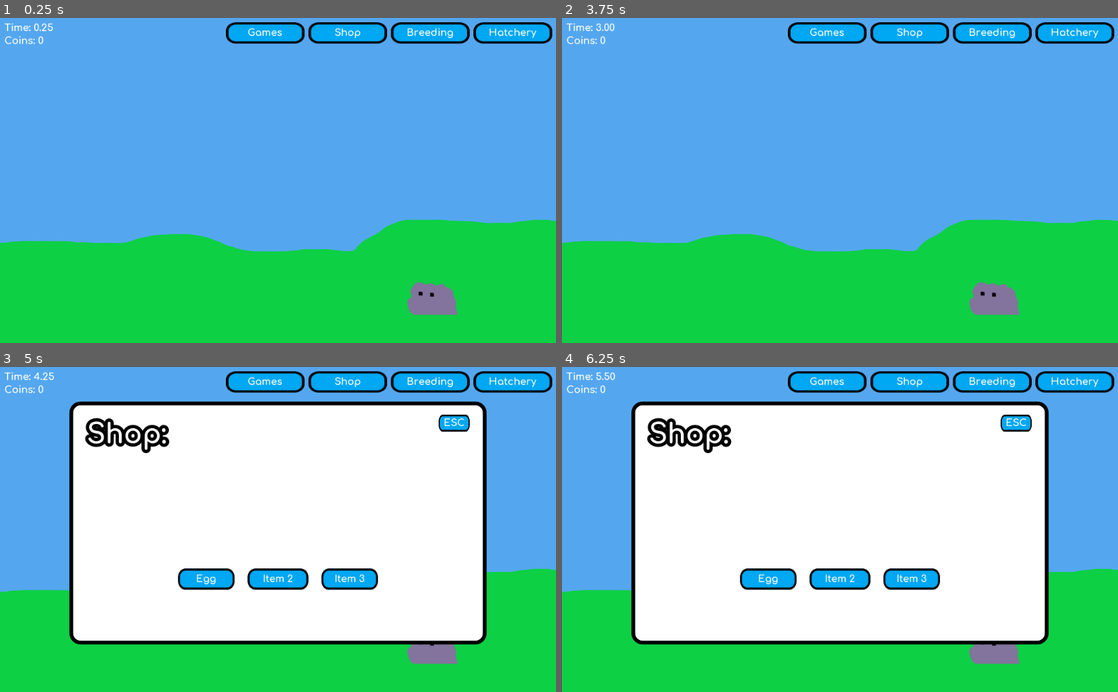
Above: before the commit, frames 1-4 (two rows, left to right).
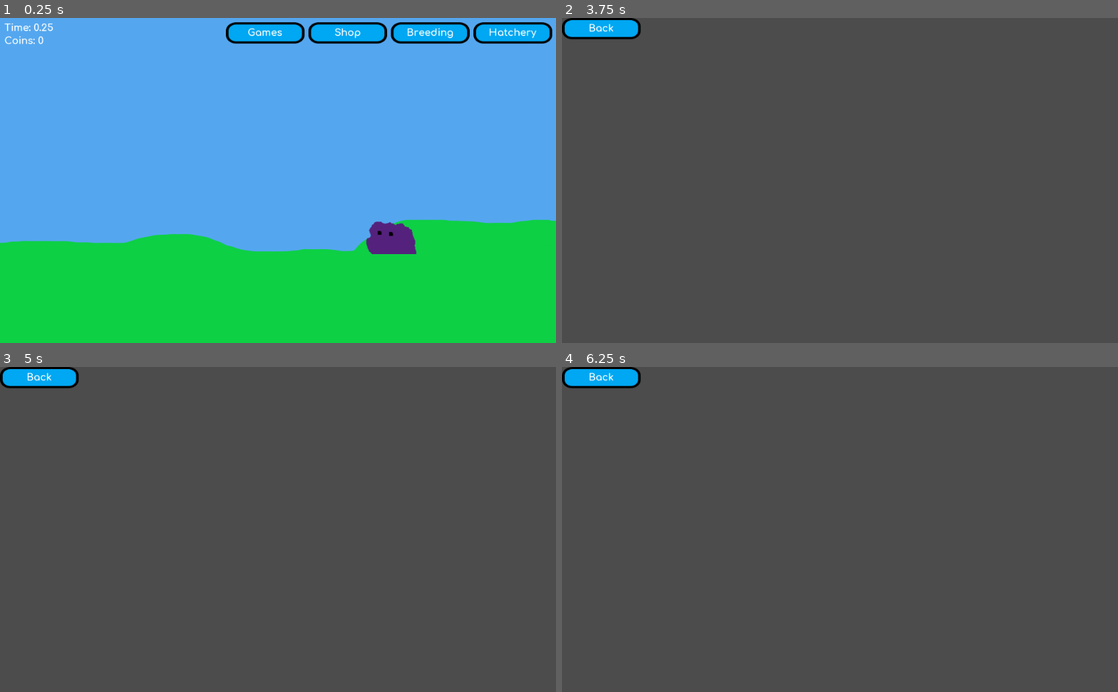
Above: after the commit, the same moments.

Repository: Elephant34/Bllob
Game: Godot game, scene res://scenes/global.tscn
The game is run twice, just before and just after one commit, with the same random seed, the same clock (stepped at 60 frames per second) and the same inputs. Before the commit the project starts from res://scenes/bllob/main.tscn.
Inputs (mouse positions are in pixels of both pictures, inside the frame that each line leads up to):
- Up to frame 1 (0.25 s): no input
- Up to frame 2 (3.75 s): move the mouse to (995, 297) at 0.52 s; click (995, 297) at 0.67 s; click (1017, 73) at 1.27 s; click (828, 34) at 2 s; click (767, 229) at 2.75 s; click (600, 27) at 3.5 s
- Up to frame 3 (5 s): click (350, 383) at 4.27 s
- Up to frame 4 (6.25 s): click (767, 578) at 5.02 s; click (840, 578) at 5.77 s

The runs differ from the first frame. In frame 1, 1.5% of the frame differs, in the area x 65-83%, y 62-92%; in frame 2, 100%, in the area x 0-100%, y 0-100%; in frame 3, 100%; in frame 4, 100%.
Error after the commit: Invalid call. Nonexistent function 'say_hello' in base 'Node2D (dodger_game.gd)'. (res://scenes/bllob/dodger_game.gd:12)

Commit message:
Started moving the scripts round

Diff:
--- a/project.godot
+++ b/project.godot
@@ -16,12 +16,8 @@
 [application]
 
 config/name="Bllob"
-run/main_scene="res://scenes/bllob/main.tscn"
+run/main_scene="res://scenes/global.tscn"
 config/icon="res://icon.png"
-
-[autoload]
-
-Global="*res://scenes/global.gd"
 
 [rendering]
 
--- a/scenes/bllob/dodger_game.gd
+++ b/scenes/bllob/dodger_game.gd
@@ -1,6 +1,12 @@
 extends Node2D
 
 
+var global
 
 func _on_Back_pressed():
-	get_tree().change_scene("res://scenes/bllob/main.tscn")
+	print("ummm not yet")
+
+func _ready():
+	global = get_tree().get_current_scene()
+
+	global.say_hello()
--- a/scenes/bllob/main.gd
+++ b/scenes/bllob/main.gd
@@ -1,18 +1,7 @@
 extends Node2D
 
 
-# Contains all saved game data
-var game_data = {}
-var name_list = []
-
-# Game specific variables
-var coins
-var raw_time
-
-# Stores all data about bllobs
-var bllob_data = {}
-var bllob_dict = {}
-var bllob_scene = preload("res://scenes/bllob/bllob.tscn")
+var global
 
 var selected_bllob_id
 
@@ -29,49 +18,28 @@
 # ===========================
 
 func _ready():
-	# Ensures random variables are random
-	randomize()
-
 	# Connects all signals to functions
 	connect_signals()
 
-	# Loads list of names
-	name_list = load_names()
-	name_list.shuffle()
-
-	# Load the game state
-	game_data = load_save()
-
-	coins = game_data["coins"]
-	raw_time = game_data["raw_time"]
-	bllob_data = game_data["bllob_data"]
+	global = get_tree().get_current_scene()
 
 	$AutoSave.wait_time = autosave_count
 	$Aging.wait_time = aging_count
 
 	# Adds all saved bllobs
-	for bllob_id in bllob_data:
+	for bllob_id in global.bllob_data:
 		instance_bllob(bllob_id)
 
 	update_coin_count(0)
 
 func _process(dt):
-	# Adds on to the raw game time
-	raw_time += dt
 
 	if $GUI/Node/BllobPanel.visible:
-		$GUI.show_bllob_panel(selected_bllob_id, bllob_data[selected_bllob_id])
+		$GUI.show_bllob_panel(selected_bllob_id, global.bllob_data[selected_bllob_id])
 
 	# Displays the game time
 	# TODO format the time into a human friendly counter
-	$GUI/Node/Time.text = "Time: %.2f" % raw_time
-
-
-func _notification(what):
-	# Runs when the game is quit
-	if what == MainLoop.NOTIFICATION_WM_QUIT_REQUEST:
-		make_save()
-		get_tree().quit() # default behavior
+	$GUI/Node/Time.text = "Time: %.2f" % global.raw_time
 
 
 # =======
@@ -88,70 +56,6 @@
 	$GUI/Node/MenuPanel/GamesPanel/Dodger.connect("pressed", self, "_on_Dodger_pressed")
 
 
-func load_names():
-	"""
-	Loads list of common names from text file
-	"""
-
-	var names = []
-
-	var f = File.new()
-	f.open("assets/name_list.txt", File.READ)
-
-	# Iterates through all lines and appends the name
-	while not f.eof_reached():
-		names.append(f.get_line())
-	f.close()
-
-	return names
-
-
-# ================
-# Save Functions
-# ================
-
-func _on_AutoSave_timeout():
-	# Autosaves the game based off timer
-	make_save()
-
-func load_save():
-	var game_save = File.new()
-	if not game_save.file_exists("user://bllob.save"):
-		# Save does not exist new game must be created
-		new_game()
-		make_save()
-
-	game_save.open("user://bllob.save", File.READ)
-
-	var data = parse_json(game_save.get_var())
-
-	game_save.close()
-
-	return data
-
-func make_save():
-	game_data = {
-		"coins": coins,
-		"raw_time": raw_time,
-		"bllob_data": bllob_data
-	}
-
-	var game_save = File.new()
-
-	game_save.open("user://bllob.save", File.WRITE)
-
-	game_save.store_var(to_json(game_data))
-
-	game_save.close()
-
-
-func new_game():
-	coins = 0
-	raw_time = 0.0
-
-	bllob_data = generate_bllob()
-
-
 # ===============
 # Bllob methods
 # ===============
@@ -161,118 +65,49 @@
 	Adds 1 to all bllob ages
 	"""
 
-	for bllob_id in bllob_data:
-		bllob_data[bllob_id]["age"] += 1
+	for bllob_id in global.bllob_data:
+		global.bllob_data[bllob_id]["age"] += 1
 
-		bllob_dict[bllob_id].set_age(bllob_data[bllob_id]["age"])
+		global.bllob_dict[bllob_id].set_age(global.bllob_data[bllob_id]["age"])
 
 func _on_Appetite_timeout(bllob_id):
 	"""
 	Decreases a bllobs hunger
 	"""
 
-	bllob_data[bllob_id]["hunger"] -= 1
+	global.bllob_data[bllob_id]["hunger"] -= 1
 
 func _on_Satisfaction_timeout(bllob_id):
 	"""
 	Decrease a bllobs happiness
 	"""
 
-	bllob_data[bllob_id]["happiness"] -= 1
+	global.bllob_data[bllob_id]["happiness"] -= 1
 
 
 func instance_bllob(bllob_id):
 	"""
 	Instances a new bllob with a given id or geneorates a new one
 	"""
-	var bllob = bllob_scene.instance()
+	var bllob = global.bllob_scene.instance()
 
 	# Addes the bllobs and set the varaibles
 	add_child(bllob)
 
-	bllob_dict[bllob_id] = bllob
+	global.bllob_dict[bllob_id] = bllob
 
-	bllob_dict[bllob_id].id = bllob_id
-	bllob_dict[bllob_id].position.x = bllob_data[bllob_id]["position"][0]
-	bllob_dict[bllob_id].position.y = bllob_data[bllob_id]["position"][1]
+	global.bllob_dict[bllob_id].id = bllob_id
+	global.bllob_dict[bllob_id].position.x = global.bllob_data[bllob_id]["position"][0]
+	global.bllob_dict[bllob_id].position.y = global.bllob_data[bllob_id]["position"][1]
 
-	bllob_dict[bllob_id].set_age(bllob_data[bllob_id]["age"])
-	bllob_dict[bllob_id].set_colour(bllob_data[bllob_id]["colour"])
+	global.bllob_dict[bllob_id].set_age(global.bllob_data[bllob_id]["age"])
+	global.bllob_dict[bllob_id].set_colour(global.bllob_data[bllob_id]["colour"])
 
-	bllob_dict[bllob_id].get_node("Appetite").wait_time = appetite_count*bllob_data[bllob_id]["appetite"]
-	bllob_dict[bllob_id].get_node("Appetite").connect("timeout", self, "_on_Appetite_timeout", [bllob_id])
+	global.bllob_dict[bllob_id].get_node("Appetite").wait_time = appetite_count*global.bllob_data[bllob_id]["appetite"]
+	global.bllob_dict[bllob_id].get_node("Appetite").connect("timeout", self, "_on_Appetite_timeout", [bllob_id])
 
-	bllob_dict[bllob_id].get_node("Satisfaction").wait_time = satisfaction_count*bllob_data[bllob_id]["satisfaction"]
-	bllob_dict[bllob_id].get_node("Satisfaction").connect("timeout", self, "_on_Satisfaction_timeout", [bllob_id])
-
-
-func generate_bllob():
-	"""
-	Generates a new bllob with random attributes
-	"""
-
-	var temp_data = {
-		"%s" % new_bllob_name(): {
-			"colour": [randf(), randf(), randf()],
-			"position": new_bllob_position(),
-			"age": 0,
-			"max_age": 100,
-			"satisfaction": 1,
-			"appetite": 1,
-			"health": 100,
-			"hunger": 100,
-			"happiness": 100,
-			"strength": 10,
-			"agility":10,
-			"staminer":10,
-		}
-	}
-
-	return temp_data
-
-
-func new_bllob_name():
-	"""
-	Generates a new bllob name and checks for duplication
-	"""
-
-	var temp_name = null
-
-	for _name in name_list:
-		if not(_name in bllob_data.keys()):
-			temp_name = _name
-			break
-
-	if not temp_name:
-		var index = 0
-		var count = 1
-		while true:
-			temp_name = name_list[index] + "#%s" % count
-
-			if temp_name in bllob_data.keys():
-				index += 1
-				if index == name_list.size():
-					index = 0
-					count += 1
-			else:
-				break
-
-	return temp_name
-
-
-func new_bllob_position():
-	"""
-	Generates a new bllob positon which doesn't collide with any other bllob
-	"""
-
-	# 100 x 64 is size of sprite so this is taken into account for position
-	var x_pos = rand_range(60, get_viewport().size.x - (50 + 60))
-	var y_pos = rand_range(400, get_viewport().size.y - (32 + 40))
-
-	# TODO:
-	# Check collision
-
-	return [x_pos, y_pos]
+	global.bllob_dict[bllob_id].get_node("Satisfaction").wait_time = satisfaction_count*global.bllob_data[bllob_id]["satisfaction"]
+	global.bllob_dict[bllob_id].get_node("Satisfaction").connect("timeout", self, "_on_Satisfaction_timeout", [bllob_id])
 
 
 # =============
@@ -283,9 +118,9 @@
 	"""
 	Updates the coin counter and GUI label
 	"""
-	coins += delta_coins
+	global.coins += delta_coins
 
-	$GUI/Node/Coins.text = "Coins: %s" % coins
+	$GUI/Node/Coins.text = "Coins: %s" % global.coins
 
 
 func bllob_selected(bllob_id):
@@ -294,7 +129,7 @@
 	"""
 	# Used to update the panel live in _process
 	selected_bllob_id = bllob_id
-	$GUI.show_bllob_panel(selected_bllob_id, bllob_data[selected_bllob_id])
+	$GUI.show_bllob_panel(selected_bllob_id, global.bllob_data[selected_bllob_id])
 
 func _on_Egg_purchesed():
 	"""
@@ -303,21 +138,21 @@
 
 	var egg_cost = 10
 
-	if coins < egg_cost:
+	if global.coins < egg_cost:
 		return
 
-	if len(bllob_data) >= 5:
+	if len(global.bllob_data) >= 5:
 		# 5 blobs max
 		return
 
 	# TODO:
-	# The egg should really go to the hatchery but this is an exaple only
+	# The egg should really go to the hatchery but this is an example only
 
 	update_coin_count(-10)
 
-	var bllob = generate_bllob()
+	var bllob = global.generate_bllob()
 	var bllob_id = bllob.keys()[0]
-	bllob_data[bllob_id] = bllob[bllob_id]
+	global.bllob_data[bllob_id] = bllob[bllob_id]
 
 	instance_bllob(bllob_id)
 
@@ -326,7 +161,6 @@
 	"""
 	Called to start the dodger game
 	"""
-	make_save()
+	global.make_save()
 
 	get_tree().change_scene("res://scenes/bllob/dodger_game.tscn")
-	print("hello")
--- a/scenes/global.gd
+++ b/scenes/global.gd
@@ -1 +1,198 @@
 extends Node
+
+
+# Game scenes preloading
+var main_scene = preload("res://scenes/bllob/main.tscn")
+
+# Save data variables
+var game_data = {}
+var name_list = []
+
+# Game specific variables
+var coins
+var raw_time
+
+# Bllob variables
+var bllob_data = {}
+var bllob_dict = {}
+var bllob_scene = preload("res://scenes/bllob/bllob.tscn")
+
+
+func say_hello():
+	print("hello world")
+# ============================
+# Overwritten Game Functions
+# ============================#
+
+func _ready():
+	"""
+	Called when scene fully loaded
+	"""
+	# Sets the random seed
+	randomize()
+
+	# Loads list of names
+	name_list = load_names()
+	name_list.shuffle()
+
+	# Load the game state
+	game_data = load_save()
+
+	coins = game_data["coins"]
+	raw_time = game_data["raw_time"]
+	bllob_data = game_data["bllob_data"]
+
+	var main = main_scene.instance()
+	add_child(main)
+
+
+func _notification(what):
+	# Runs when the game is quit
+	if what == MainLoop.NOTIFICATION_WM_QUIT_REQUEST:
+		make_save()
+		get_tree().quit() # default behavior
+
+func _process(dt):
+	# Adds on to the raw game time
+	raw_time += dt
+
+
+# ================
+# Misc Functions
+# ================
+
+func load_names():
+	"""
+	Loads list of common names from text file
+	"""
+
+	var names = []
+
+	var f = File.new()
+	f.open("assets/name_list.txt", File.READ)
+
+	# Iterates through all lines and appends the name
+	while not f.eof_reached():
+		names.append(f.get_line())
+	f.close()
+
+	return names
+
+
+# ================
+# Save Functions
+# ================
+
+func _on_AutoSave_timeout():
+	# Autosaves the game based off timer
+	make_save()
+
+func load_save():
+	var game_save = File.new()
+	if not game_save.file_exists("user://bllob.save"):
+		# Save does not exist new game must be created
+		new_game()
+		make_save()
+
+	game_save.open("user://bllob.save", File.READ)
+
+	var data = parse_json(game_save.get_var())
+
+	game_save.close()
+
+	return data
+
+func make_save():
+	game_data = {
+		"coins": coins,
+		"raw_time": raw_time,
+		"bllob_data": bllob_data
+	}
+
+	var game_save = File.new()
+
+	game_save.open("user://bllob.save", File.WRITE)
+
+	game_save.store_var(to_json(game_data))
+
+	game_save.close()
+
+
+func new_game():
+	coins = 0
+	raw_time = 0.0
+
+	bllob_data = generate_bllob()
+
+
+# =================
+# Bllob Functions
+# =================
+
+func generate_bllob():
+	"""
+	Generates a new bllob with random attributes
+	"""
+
+	var temp_data = {
+		"%s" % new_bllob_name(): {
+			"colour": [randf(), randf(), randf()],
+			"position": new_bllob_position(),
+			"age": 0,
+			"max_age": 100,
+			"satisfaction": 1,
+			"appetite": 1,
+			"health": 100,
+			"hunger": 100,
+			"happiness": 100,
+			"strength": 10,
+			"agility":10,
+			"staminer":10,
+		}
+	}
+
+	return temp_data
+
+
+func new_bllob_name():
+	"""
+	Generates a new bllob name and checks for duplication
+	"""
+
+	var temp_name = null
+
+	for _name in name_list:
+		if not(_name in bllob_data.keys()):
+			temp_name = _name
+			break
+
+	if not temp_name:
+		var index = 0
+		var count = 1
+		while true:
+			temp_name = name_list[index] + "#%s" % count
+
+			if temp_name in bllob_data.keys():
+				index += 1
+				if index == name_list.size():
+					index = 0
+					count += 1
+			else:
+				break
+
+	return temp_name
+
+
+func new_bllob_position():
+	"""
+	Generates a new bllob positon which doesn't collide with any other bllob
+	"""
+
+	# 100 x 64 is size of sprite so this is taken into account for position
+	var x_pos = rand_range(60, get_viewport().size.x - (50 + 60))
+	var y_pos = rand_range(400, get_viewport().size.y - (32 + 40))
+
+	# TODO:
+	# Check collision
+
+	return [x_pos, y_pos]
